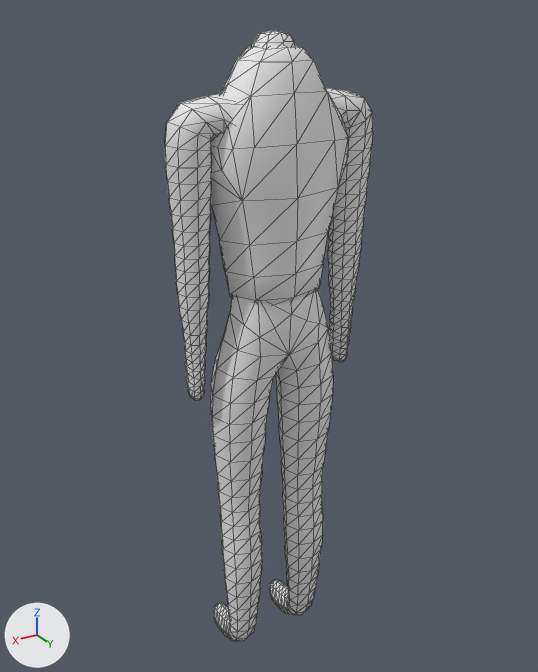
Before and after pictures for a commit that changed the glTF model assets/modelos/cuerpo.glb.
Camera for both pictures: a camera (50 mm lens) standing at (0.84, 1.38, 1.643) and looking at (-0.018, -0.049, 0.928). The lights are fixed; the arrows at lower left show +X, +Y and +Z. The older version comes first. Mesh edges are drawn as thin lines.

The older version as bpy lines, for what is in view:
```python
me_chaleco = bpy.data.meshes.new('chaleco')
me_chaleco.from_pydata(...)  # 94 vertices, 184 faces; spans x -0.162..0.162, y -0.101..0.095, z 1.028..1.595
me_chaleco.materials.append(mat_chaleco)  # white #e7e7e7
me_cuerpo = bpy.data.meshes.new('cuerpo')
me_cuerpo.from_pydata(...)  # 954 vertices, 1904 faces; spans x -0.25..0.25, y -0.16..0.08, z 0.0..1.62
# faces by material slot: [968, 406, 530]
me_cuerpo.materials.append(mat_piel)  # white #e7e7e7
me_cuerpo.materials.append(mat_camisa)  # white #e7e7e7
me_cuerpo.materials.append(mat_pantalon)  # white #e7e7e7
ob_chaleco = bpy.data.objects.new('chaleco', me_chaleco)
ob_chaleco.location = (0.0, 0.0, 0.0)
ob_cuerpo = bpy.data.objects.new('cuerpo', me_cuerpo)
ob_cuerpo.location = (0.0, 0.0, 0.0)
```
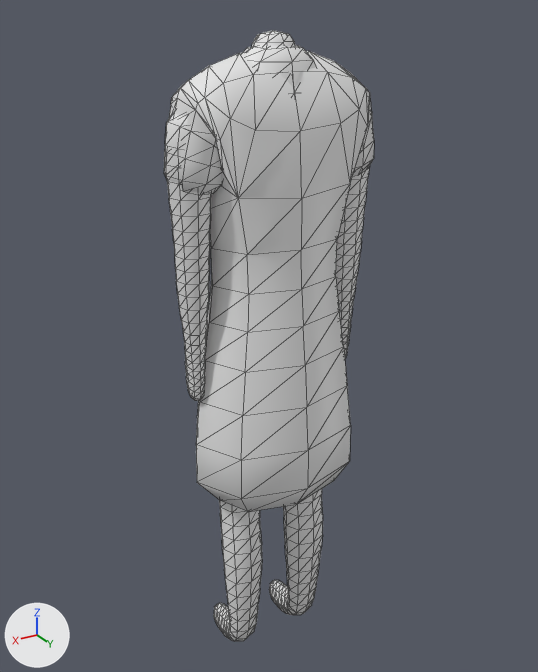
Boxes (x1, y1, x2, y2) around the edits, measured in the pictures (538 x 672 px):
'capa', added: after (164, 51, 374, 512)
'chaleco', unchanged, covered by the edit: before (211, 45, 348, 304); after (221, 45, 317, 170)

What changed in the scene script:
```text
Add mat_capa:
    mat_capa = principled_material('capa')
    mat_capa.base_color = (0.8, 0.8, 0.8)  # white #e7e7e7
Add me_capa:
    me_capa.from_pydata(...)  # 206 vertices, 408 faces; spans x -0.251..0.251, y -0.157..0.157, z 0.518..1.584
    me_capa.materials.append(mat_capa)  # white #e7e7e7
Add ob_capa:
    ob_capa = bpy.data.objects.new('capa', me_capa)
    ob_capa.location = (0.0, 0.0, 0.0)
```
